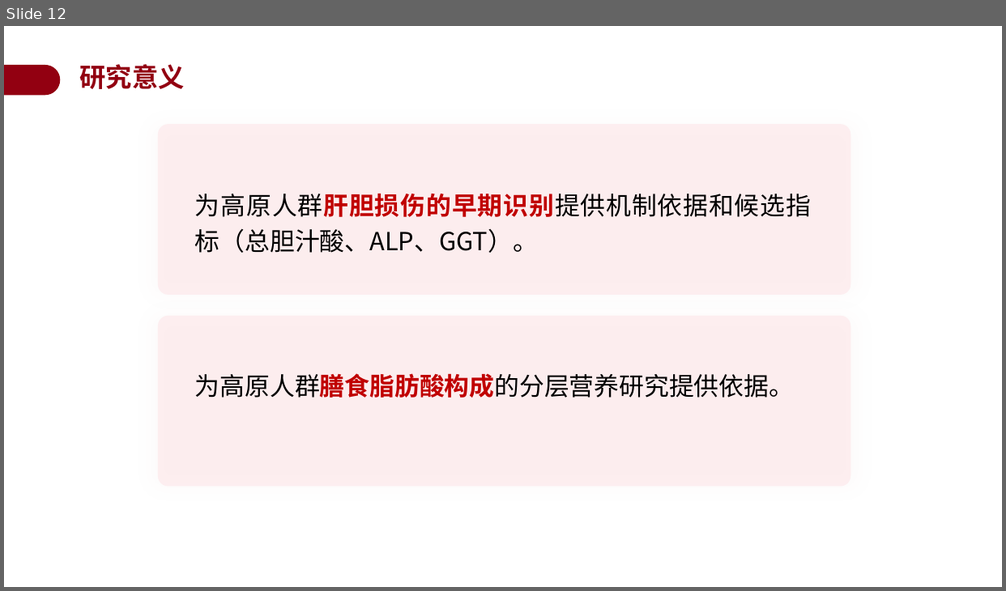
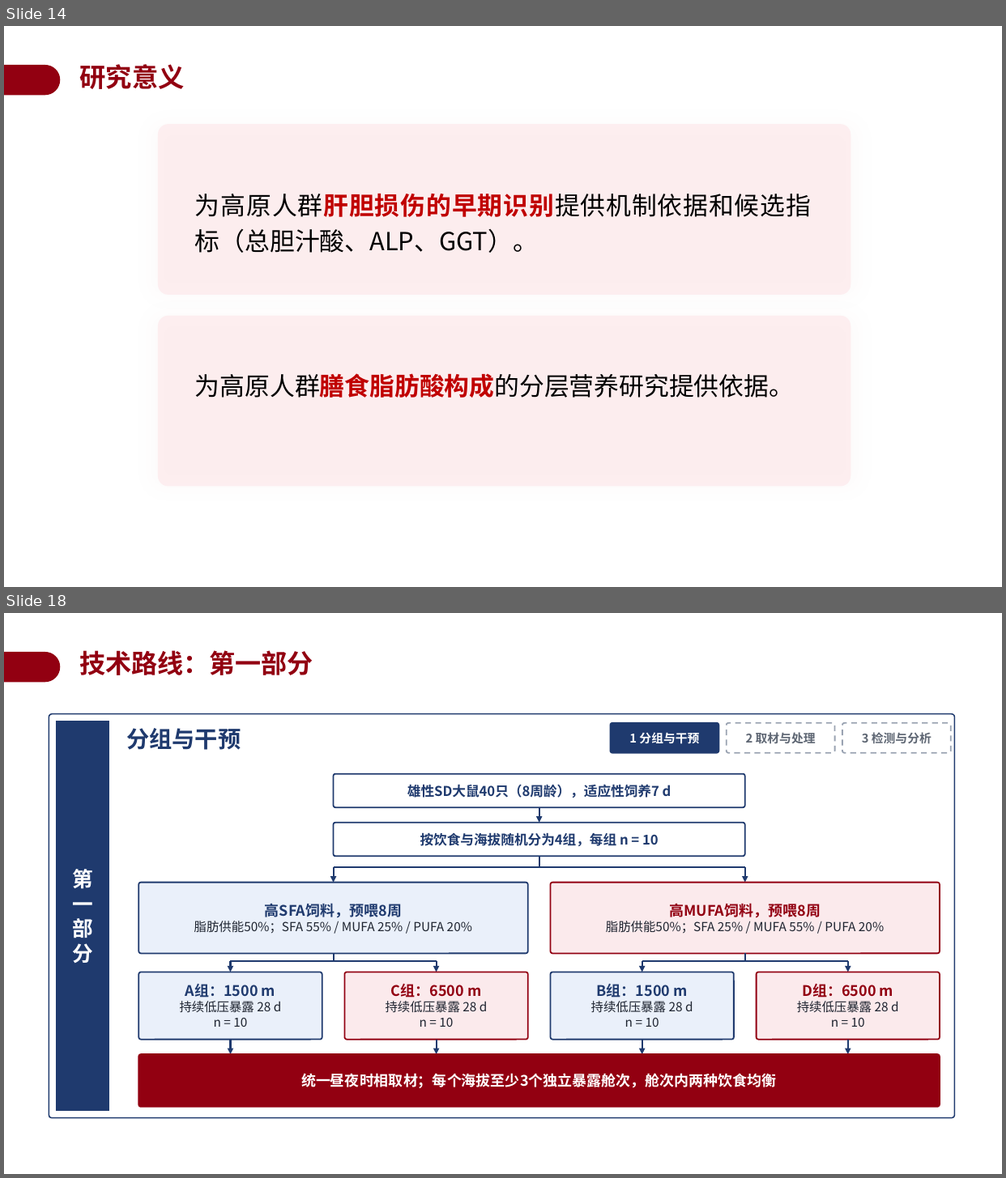
Before and after one commit to a854589274-afk/1, a slide deck: 开题答辩PPT_BSEP高原低压低氧.pptx. Shown one above the other, each under a label of ours: slide 12 before the commit, slides 14 and 18 after it; the slides between them are not shown. The pictures are 1006x591 and 1006x1178 pixels, drawn with LibreOffice and Linux fonts; fonts in the diff are those of the drawing; background and template pictures are left out. Boxes give left, top, right and bottom in pixels: in the first picture for what was removed or moved away, otherwise in the second. Text is boxed around its words. In the diff, an @@ line names an element or a change of style, - is before the commit and + after.

```diff
--- a/开题答辩PPT_BSEP高原低压低氧.pptx
+++ b/开题答辩PPT_BSEP高原低压低氧.pptx
@@ slide 18 added at (x1=4, y1=613, x2=1002, y2=1174), background #FFFFFF; not listed: 1 template element that a slide beside it also shows @@
@@ text added at (x1=80, y1=650, x2=313, y2=675), 25 pt, text #920011, bold @@
+技术路线：第一部分
@@ group added at (x1=49, y1=714, x2=955, y2=1118): 13 rounded rectangles, 11 arrows, 6 lines, 1 rectangle, 1 text @@
+第
+一
+部
+分
+分组与干预
+1 分组与干预
+2 取材与处理
+3 检测与分析
+雄性SD大鼠40只（8周龄），适应性饲养7 d
+按饮食与海拔随机分为4组，每组 n = 10
+高SFA饲料，预喂8周
+脂肪供能50%；SFA 55% / MUFA 25% / PUFA 20%
+高MUFA饲料，预喂8周
+脂肪供能50%；SFA 25% / MUFA 55% / PUFA 20%
+A组：1500 m
+持续低压暴露 28 d
+n = 10
+C组：6500 m
+持续低压暴露 28 d
+n = 10
+B组：1500 m
+持续低压暴露 28 d
+n = 10
+D组：6500 m
+持续低压暴露 28 d
+n = 10
+统一昼夜时相取材；每个海拔至少3个独立暴露舱次，舱次内两种饮食均衡
@@ what was slide 12 is now slide 14 @@
```
Also in this commit, not shown: 9 slides changed, 3 other slides added, 2 slides removed.
